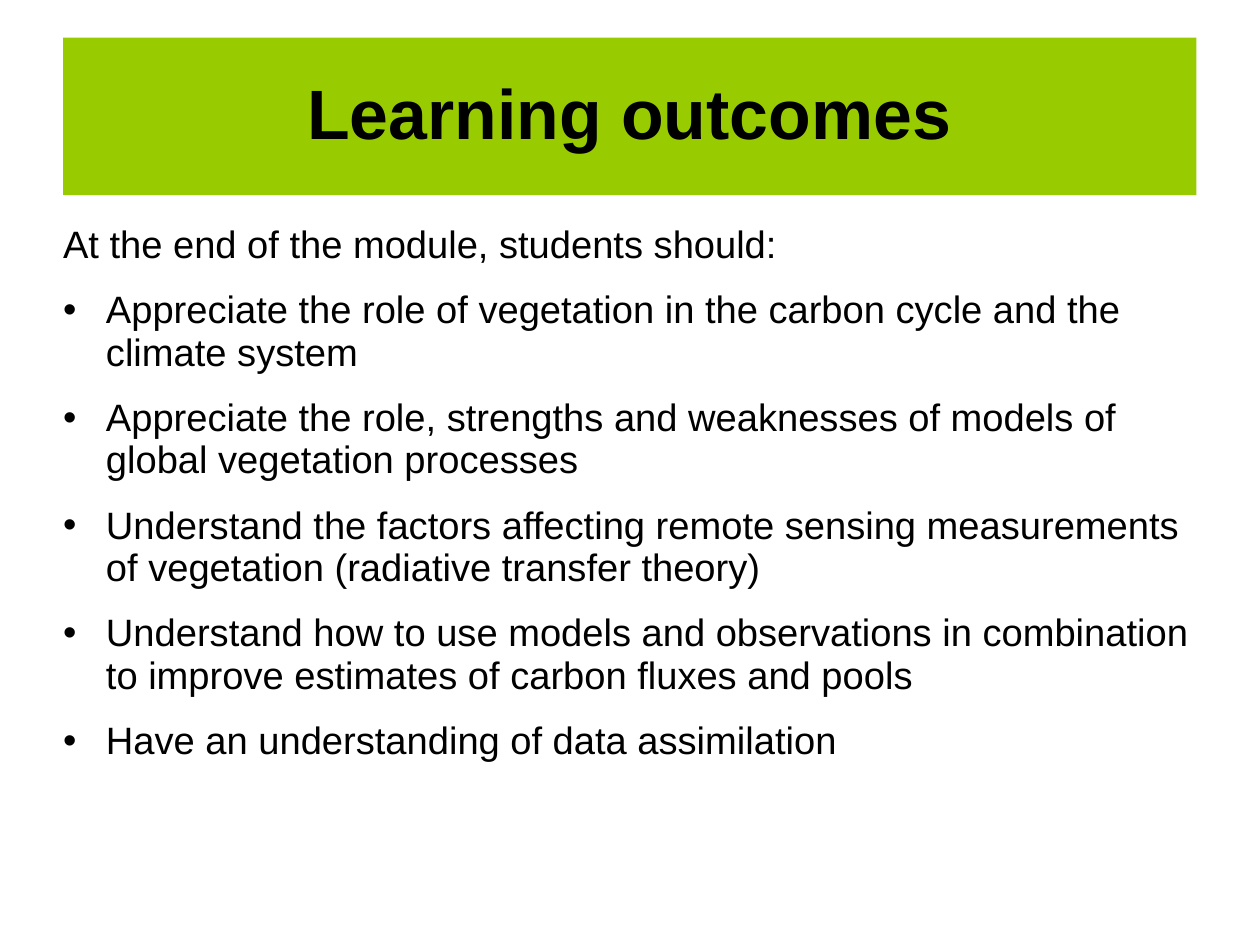
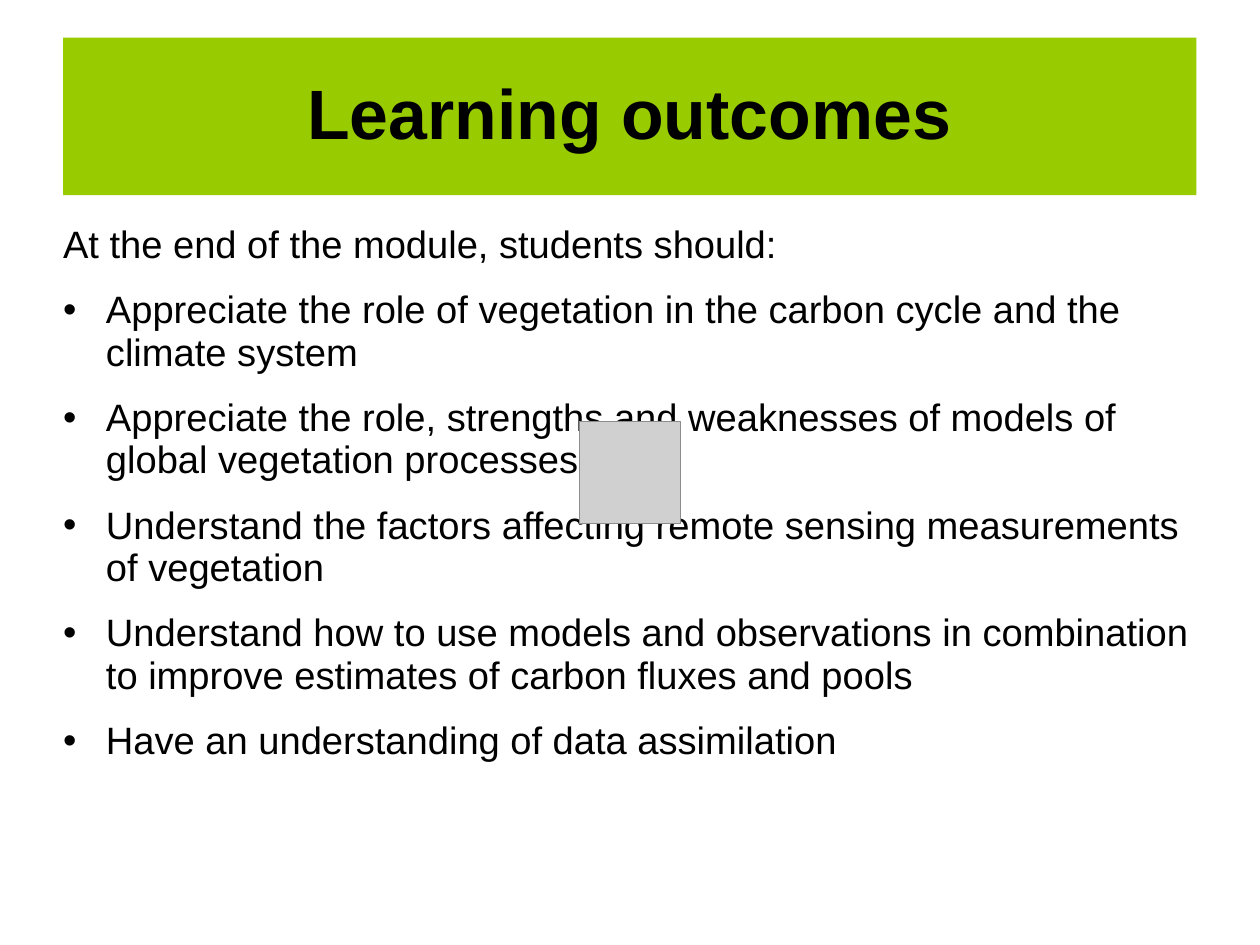
Before and after one commit to UCL-EO/geog0133, a slide deck: slide 5 of docs/ppt/GEOG0113-001.pptx. Drawn at 1260x945 pixels with LibreOffice and Linux fonts; fonts in the diff are those of the drawing; grey boxes stand for pictures; background and template pictures are left out. Boxes give left, top, right and bottom in pixels: in the first picture for what was removed or moved away, otherwise in the second. Text is boxed around its words. In the diff, an @@ line names an element or a change of style, - is before the commit and + after.

```diff
--- a/docs/ppt/GEOG0113-001.pptx
+++ b/docs/ppt/GEOG0113-001.pptx
@@ picture added at <box>580,422,681,524</box> @@
@@ text at <box>106,509,1179,589</box>: text changed @@
-• Understand the factors affecting remote sensing measurements of vegetation (radiative transfer theory)
+• Understand the factors affecting remote sensing measurements of vegetation
```
Also in this commit, not shown: 5 other slides changed, 1 other file.
